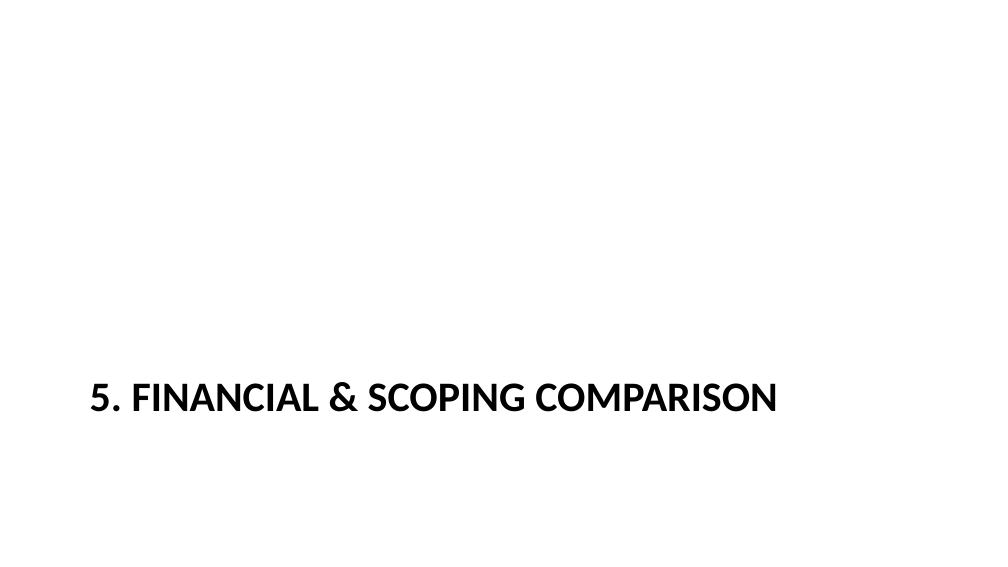
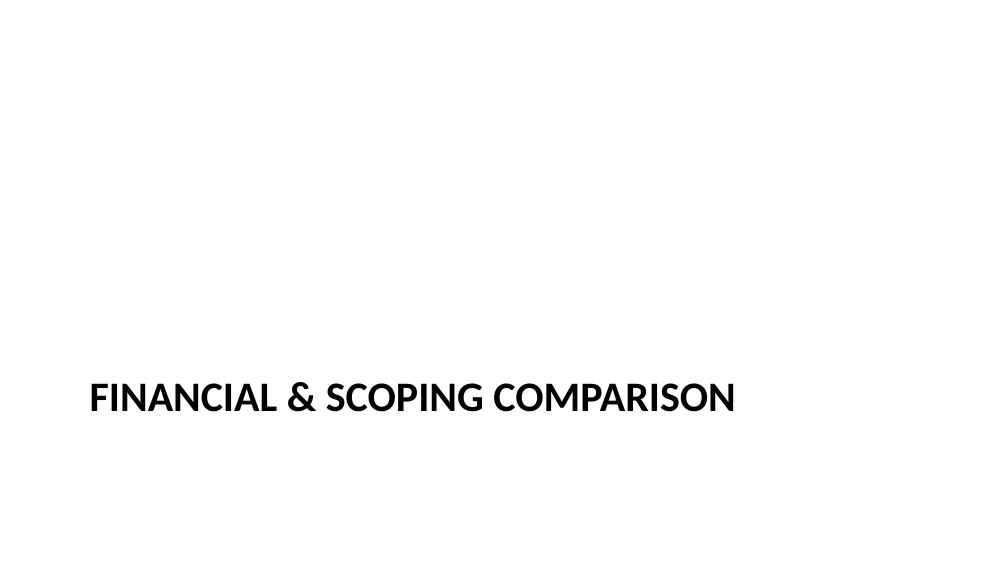
Before and after one commit to igor-kan/quarto-writing, a slide deck: slide 17 of posts/aurora_internal_ai_assistant_proposal_slides.pptx. Drawn at 1008x567 pixels with LibreOffice and Linux fonts; fonts in the diff are those of the drawing. Boxes give left, top, right and bottom in pixels: in the first picture for what was removed or moved away, otherwise in the second. Text is boxed around its words. In the diff, an @@ line names an element or a change of style, - is before the commit and + after.

```diff
--- a/posts/aurora_internal_ai_assistant_proposal_slides.pptx
+++ b/posts/aurora_internal_ai_assistant_proposal_slides.pptx
@@ title at [90, 383, 736, 412]: text changed @@
-5. FINANCIAL & SCOPING COMPARISON
+FINANCIAL & SCOPING COMPARISON
```
Also in this commit, not shown: 19 other slides changed, 3 other files.
